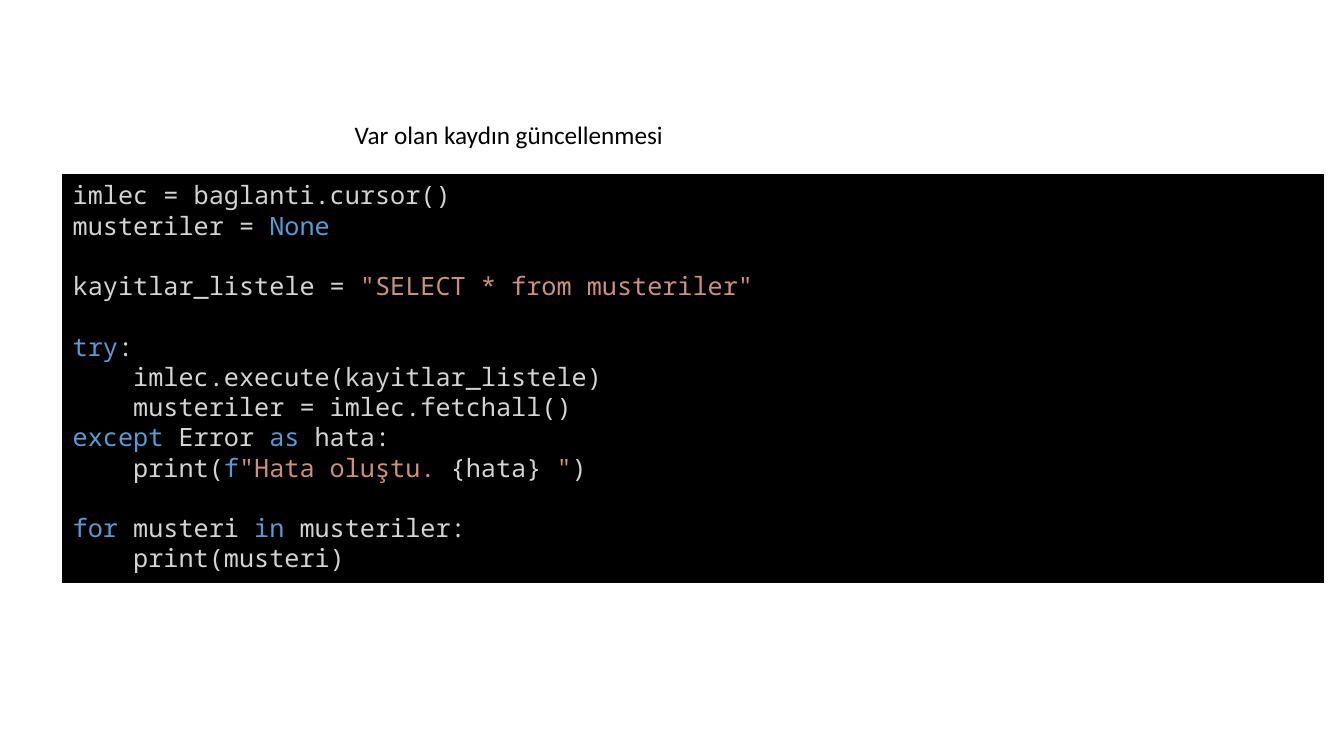
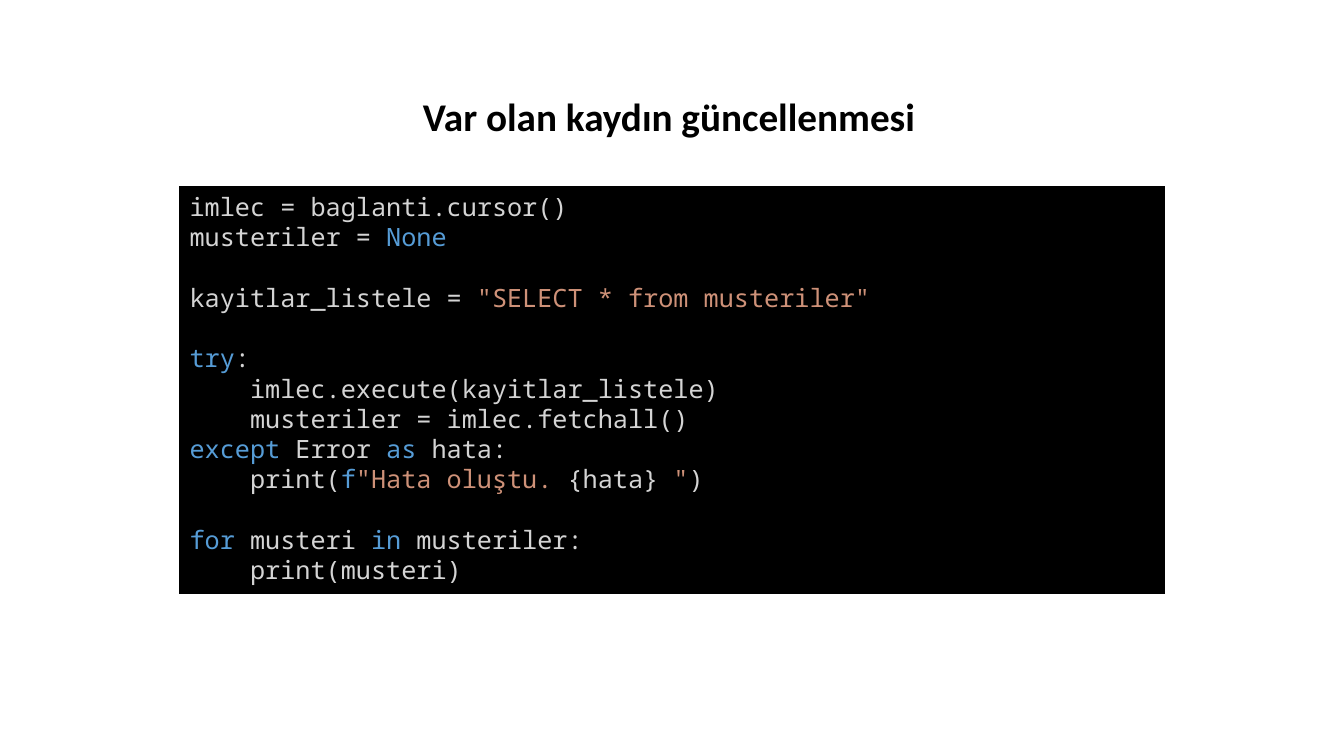
Before and after one commit to celalaksu/Python-Programlama-Kursu, a slide deck: slide 50 of Python txt json Dosyaları ve SQLite Veritabanı.pptx (slide 45 before the commit). Drawn at 1344x756 pixels with LibreOffice and Linux fonts; fonts in the diff are those of the drawing. Boxes give left, top, right and bottom in pixels: in the first picture for what was removed or moved away, otherwise in the second. Text is boxed around its words. In the diff, an @@ line names an element or a change of style, - is before the commit and + after.

```diff
--- a/Python txt json Dosyaları ve SQLite Veritabanı.pptx
+++ b/Python txt json Dosyaları ve SQLite Veritabanı.pptx
@@ text "Var olan kaydın güncellenmesi": place and size @@
-text "Var olan kaydın güncellenmesi" at [355,126,663,149]
+text "Var olan kaydın güncellenmesi" at [423,103,914,138]
@@ text "Var olan kaydın güncellenmesi" at [423,103,914,138]: size 18 to 28 pt, bold on @@
@@ rectangle "imlec = baglanti.cursor()": place and size @@
-rectangle "imlec = baglanti.cursor()" at [63,174,1324,582]
+rectangle "imlec = baglanti.cursor()" at [179,187,1165,594]
```
Also in this commit, not shown: 17 other slides changed, 7 slides added, 1 slide removed.
